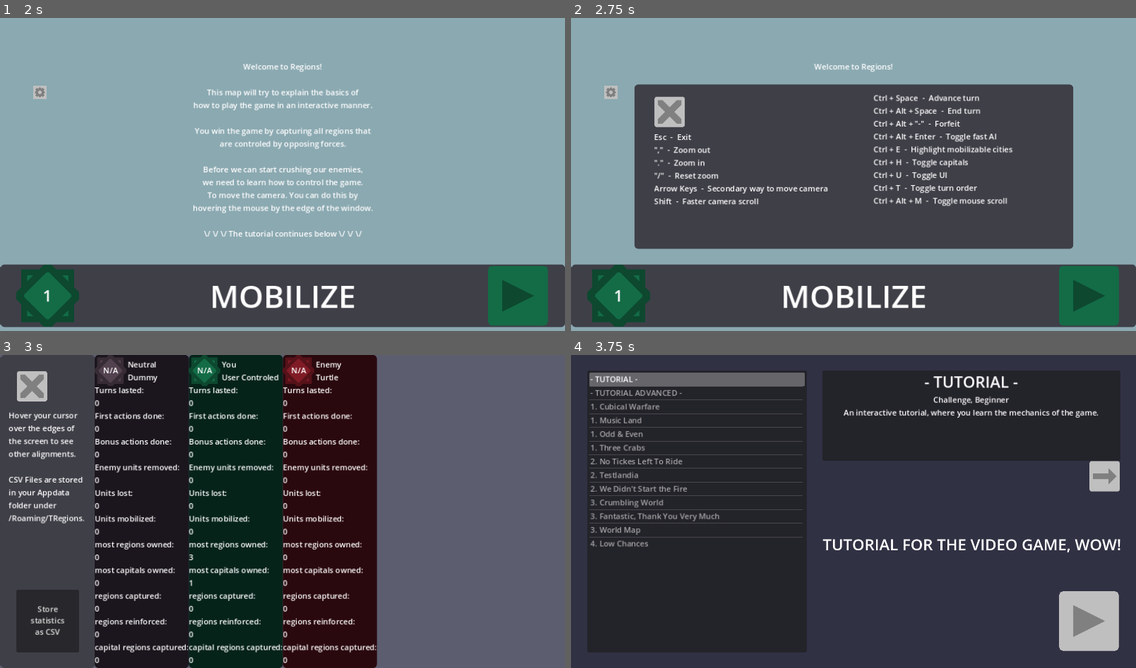
Above: before the commit, frames 1-4 (two rows, left to right).
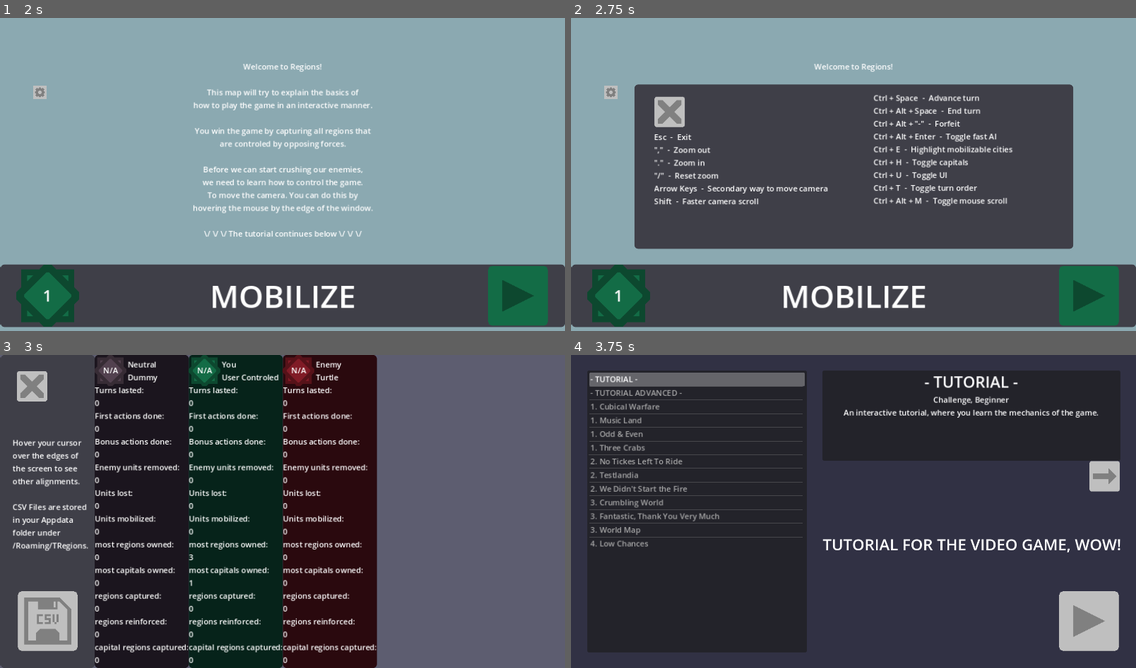
Above: after the commit, the same moments.

Repository: Tab-e-n/tabin_regions
Game: Godot game, scene res://setup_scene.tscn
The game is run twice, just before and just after one commit, with the same random seed, the same clock (stepped at 60 frames per second) and the same inputs.
Inputs (mouse positions are in pixels of both pictures, inside the frame that each line leads up to):
- Up to frame 1 (2 s): click (519, 284) at 0.5 s; click (519, 296) at 1.25 s
- Up to frame 2 (2.75 s): click (610, 93) at 2 s
- Up to frame 3 (3 s): click (96, 448) at 2.75 s
- Up to frame 4 (3.75 s): click (604, 386) at 3.5 s

Frames 1-2 are identical in both runs. In frame 3, 3.9% of the frame differs, in the area x 1-16%, y 18-96%; in frame 4, nothing differs.

Commit message:
Map

Diff:
--- a/City.gd
+++ b/City.gd
@@ -30,7 +30,8 @@
 	region_name.size = Vector2(256, 32)
 	region_name.position = Vector2(-96, -32)
 	region_name.text = region.name + " (" + String.num(region.max_power) + ")"
-#	region_name.text = region.name + " (" + String.num(region.distance_from_capital) + ")"
+	if OS.has_feature("editor"):
+		region_name.text += " (" + String.num(region.distance_from_capital) + ")"
 	region_name.visible = false
 	region_name.z_index = 1
 	add_child(region_name)
--- a/GameCamera.gd
+++ b/GameCamera.gd
@@ -47,6 +47,7 @@
 
 var zoom_level : int = 0
 var mouse_scroll_active : bool = true
+var mouse_wheel_input : int = 0
 
 var hovering_advance_turn : bool = false
 var hovering_turn_order : bool = false
@@ -68,6 +69,11 @@
 			LeaveMessage.visible = false
 	if event is InputEventMouseButton:
 		LeaveMessage.visible = false
+		if event.is_pressed():
+			if event.button_index == MOUSE_BUTTON_WHEEL_UP:
+				mouse_wheel_input = 1
+			if event.button_index == MOUSE_BUTTON_WHEEL_DOWN:
+				mouse_wheel_input = -1
 
 
 func _deffered_ready():
@@ -187,55 +193,56 @@
 			leave()
 			return
 
+	var direction : Vector2 = Vector2(0, 0)
+	if Input.is_action_pressed("right"):
+		direction.x += 1
+	if Input.is_action_pressed("left"):
+		direction.x -= 1
+	if Input.is_action_pressed("down"):
+		direction.y += 1
+	if Input.is_action_pressed("up"):
+		direction.y -= 1
+
 	if hovering_advance_turn or hovering_turn_order:
 		cam_movement_stop = 1
 
 	if cam_movement_stop > 0:
 		cam_movement_stop -= 1
-	else:
-		var direction : Vector2 = Vector2(0, 0)
-		if Input.is_action_pressed("right"):
+	elif mouse_scroll_active:
+		if mouse_position.x > window_size.x - 64:
 			direction.x += 1
-		if Input.is_action_pressed("left"):
+		if mouse_position.x < 64:
 			direction.x -= 1
-		if Input.is_action_pressed("down"):
+		if mouse_position.y > window_size.y - 64:
 			direction.y += 1
-		if Input.is_action_pressed("up"):
+		if mouse_position.y < 64:
 			direction.y -= 1
 
-		if mouse_scroll_active:
-			if mouse_position.x > window_size.x - 64:
-				direction.x += 1
-			if mouse_position.x < 64:
-				direction.x -= 1
-			if mouse_position.y > window_size.y - 64:
-				direction.y += 1
-			if mouse_position.y < 64:
-				direction.y -= 1
-
-		var move_speed = BASE_MOVE_SPEED * UI.scale.x
-		if shift:
-			move_speed *= 2.0
-		position += direction * Vector2(move_speed, move_speed)
-
-		snapped(position, Vector2(1.0, 1.0))
-		if position.x > farthest_right:
-			position.x = farthest_right
-		if position.x < farthest_left:
-			position.x = farthest_left
-		if position.y < farthest_up:
-			position.y = farthest_up
-		if position.y > farthest_down:
-			position.y = farthest_down
-
-	if Input.is_action_just_pressed("zoom_out"):
+	var move_speed = BASE_MOVE_SPEED * UI.scale.x
+	if shift:
+		move_speed *= 2.0
+	position += direction * Vector2(move_speed, move_speed)
+
+	snapped(position, Vector2(1.0, 1.0))
+	if position.x > farthest_right:
+		position.x = farthest_right
+	if position.x < farthest_left:
+		position.x = farthest_left
+	if position.y < farthest_up:
+		position.y = farthest_up
+	if position.y > farthest_down:
+		position.y = farthest_down
+
+	if Input.is_action_just_pressed("zoom_out") or mouse_wheel_input < 0:
 		zoom_change(-1)
-	if Input.is_action_just_pressed("zoom_in"):
+	if Input.is_action_just_pressed("zoom_in") or mouse_wheel_input > 0:
 		zoom_change(1)
 	if Input.is_action_just_pressed("zoom_reset"):
 		zoom_level = ZOOM_START
 		zoom_change(0)
 		CommandCallout.new_callout("Reset zoom")
+
+	mouse_wheel_input = 0
 
 	if Input.is_action_just_pressed("hide_ui"):
 		UIHideable.visible = not UIHideable.visible
--- a/Maps/-_TUTORIAL_ADVANCED_-.tscn
+++ b/Maps/-_TUTORIAL_ADVANCED_-.tscn
@@ -181,7 +181,7 @@
 offset_top = 1064.0
 offset_right = -408.0
 offset_bottom = 1128.0
-text = "You can use \",\" and \".\" to
+text = "You can use the mouse wheel to
 zoom in or zoom out the camera."
 horizontal_alignment = 1
 
--- a/Maps/1._Three_Crabs.tscn
+++ b/Maps/1._Three_Crabs.tscn
@@ -18,7 +18,6 @@
 	[\"Fishing Beach\", \"Searing Grove\"],
 	[\"Fisherland\", \"Searing Grove\"],
 	[\"Fisherland\", \"Fish Trail\"],
-	[\"Fisherland\", \"Rasmas\"],
 	[\"Rasmas\", \"Fish Trail\"],
 	[\"Trailside\", \"Fish Trail\"],
 	[\"Fisherland\", \"Rocky Coast\"],
--- a/Maps/2._Testlandia.tscn
+++ b/Maps/2._Testlandia.tscn
@@ -62,10 +62,10 @@
 color = Color(0.521569, 0.521569, 0.603922, 1)
 polygon = PackedVector2Array(592, -248, 312, 504, -312, 504, -520, 216, -504, -72, -264, -528, 304, -520)
 script = ExtResource("1_pi7kk")
+align_amount = 6
 complexity = "Simple"
-lore = "This is the first map made.
+lore = "This is the first digital map made.
 It was being built while core features were being programed."
-align_amount = 6
 
 [node name="Node" type="Node" parent="."]
 script = SubResource("GDScript_65m20")
--- a/Maps/3._World_Map.tscn
+++ b/Maps/3._World_Map.tscn
@@ -1,8 +1,7 @@
-[gd_scene load_steps=6 format=3 uid="uid://cvs2arpbio3au"]
+[gd_scene load_steps=5 format=3 uid="uid://cvs2arpbio3au"]
 
 [ext_resource type="Script" path="res://RegionControl.gd" id="1_5aq8s"]
 [ext_resource type="Texture2D" uid="uid://bf6kmjypfxvps" path="res://A_large_blank_world_map_with_oceans_marked_in_blue.PNG" id="2_57qtc"]
-[ext_resource type="Texture2D" uid="uid://d1gb01lpudxvf" path="res://etopo1.png" id="3_7tbg5"]
 [ext_resource type="Script" path="res://Region.gd" id="3_b6jsf"]
 
 [sub_resource type="GDScript" id="GDScript_omqxc"]
@@ -241,9 +240,13 @@
 	[\"Zambia\", \"Tanzania\"],
 	[\"Malawi\", \"Mozambique\"],
 	[\"Malawi\", \"Tanzania\"],
+	[\"Mayonnaise\", \"Tanzania\"],
 	[\"Zambia\", \"Malawi\"],
 	[\"Mozambique\", \"Madagascar\"],
+	[\"Mayonnaise\", \"Madagascar\"],
+	[\"Mozambique\", \"Mayonnaise\"],
 	[\"Sri Lanka\", \"Madagascar\"],
+	[\"Sri Lanka\", \"Maurice\"],
 	[\"Angola\", \"Zambia\"],
 	[\"Zambia\", \"Namibia\"],
 	[\"Zambia\", \"Democratic Republic of the Congo\"],
@@ -275,7 +278,10 @@
 	[\"Myanmar\", \"Thailand\"],
 	[\"Malaysia\", \"Thailand\"],
 	[\"Malaysia\", \"Sumatra\"],
-	[\"Sri Lanka\", \"Sumatra\"],
+	[\"Maurice\", \"Sumatra\"],
+	[\"Sri Lanka\", \"Andaman\"],
+	[\"Sri Lanka\", \"Nicobar\"],
+	[\"Nicobar\", \"Sumatra\"],
 	[\"Kalimantan\", \"Sumatra\"],
 	[\"Java\", \"Sumatra\"],
 	[\"Kalimantan\", \"Java\"],
@@ -307,6 +313,7 @@
 	[\"Myanmar\", \"Bangladesh\"],
 	[\"Central India\", \"Bangladesh\"],
 	[\"South India\", \"Sri Lanka\"],
+	[\"South India\", \"Andaman\"],
 	[\"South India\", \"West India\"],
 	[\"South India\", \"Arabian Sea\"],
 	[\"Arabian Sea\", \"West India\"],
@@ -334,7 +341,10 @@
 	[\"Southwest China\", \"Myanmar\"],
 	[\"East India\", \"Southwest China\"],
 	[\"Cambodia\", \"Thailand\"],
+	[\"Nicobar\", \"Thailand\"],
+	[\"Nicobar\", \"Andaman\"],
 	[\"Myanmar\", \"Laos\"],
+	[\"Myanmar\", \"Andaman\"],
 	[\"Southwest China\", \"Laos\"],
 	[\"Laos\", \"Thailand\"],
 	[\"Cambodia\", \"Laos\"],
@@ -402,10 +412,15 @@
 	[\"Windward Islands\", \"Dominican Republic\"],
 	[\"Haiti\", \"Dominican Republic\"],
 	[\"Caribbean\", \"Haiti\"],
+	[\"Antillas Mayores\", \"Haiti\"],
 	[\"Cuba\", \"Haiti\"],
 	[\"Cuba\", \"Bahamas\"],
-	[\"Atlantis\", \"Bahamas\"],
+	[\"Bermuda\", \"Bahamas\"],
+	[\"Atlantis\", \"Antillas Mayores\"],
+	[\"Bermuda\", \"Antillas Mayores\"],
+	[\"Antillas Mayores\", \"Bahamas\"],
 	[\"Caribbean\", \"Cuba\"],
+	[\"Antillas Mayores\", \"Cuba\"],
 	[\"Caribbean\", \"Gulf Of Mexico\"],
 	[\"Florida\", \"Cuba\"],
 	[\"Florida\", \"Gulf Of Mexico\"],
@@ -443,6 +458,7 @@
 	[\"Missouri\", \"Tennessee\"],
 	[\"Arkansas\", \"Missouri\"],
 	[\"Virginia\", \"Tennessee\"],
+	[\"Virginia\", \"Bermuda\"],
 	[\"Kentucky\", \"Tennessee\"],
 	[\"Virginia\", \"Kentucky\"],
 	[\"Missouri\", \"Kentucky\"],
@@ -517,6 +533,7 @@
 	[\"Wyoming\", \"Colorado\"],
 	[\"Missouri\", \"Oklahoma\"],
 	[\"Calorina\", \"Virginia\"],
+	[\"Calorina\", \"Bermuda\"],
 	[\"West Marylaware\", \"Virginia\"],
 	[\"West Marylaware\", \"New York Jersey\"],
 	[\"West Marylaware\", \"Pennsylvania\"],
@@ -547,7 +564,8 @@
 	[\"Quebec\", \"What's Baffin\"],
 	[\"North-East Coast of USA\", \"Quebec\"],
 	[\"Bay of Fundy\", \"Quebec\"],
-	[\"Bay of Fundy\", \"Atlantis\"],
+	[\"Bermuda\", \"Atlantis\"],
+	[\"Bay of Fundy\", \"Bermuda\"],
 	[\"North-East Coast of USA\", \"Bay of Fundy\"],
 	[\"Labrador\", \"Quebec\"],
 	[\"Labrador\", \"What's Baffin\"],
@@ -601,6 +619,7 @@
 	[\"Fiji\", \"Galapagos\"],
 	[\"New South Wales\", \"New Zealand\"],
 	[\"South Australia\", \"Western Australia\"],
+	[\"Maurice\", \"Western Australia\"],
 	[\"Kerguelen\", \"Western Australia\"],
 	[\"South Australia\", \"Northern Australia\"],
 	[\"Papua\", \"Northern Australia\"],
@@ -610,7 +629,7 @@
 	[\"Queensland\", \"Northern Australia\"],
 	[\"Northern Australia\", \"Western Australia\"],
 	[\"Northern Australia\", \"Timor-Leste\"],
-	[\"Timor-Leste\", \"Western Australia\"],
+	[\"Lesser Sunda Islands\", \"Western Australia\"],
 	[\"Tasmania\", \"Victoria\"],
 	[\"South Australia\", \"Victoria\"],
 	[\"South Australia\", \"New South Wales\"],
@@ -627,12 +646,15 @@
 	[\"Australia Antarctic\", \"New Zealand Antarctic\"],
 	[\"Neutral Antarctic\", \"New Zealand Antarctic\"],
 	[\"New Zealand\", \"New Zealand Antarctic\"],
+	[\"Tasmania\", \"New Zealand Antarctic\"],
 	[\"New Zealand\", \"New Caledonia\"],
 	[\"South Africa, Lesotho, Eswatini\", \"Norway Antarctic\"],
 	[\"South Africa, Lesotho, Eswatini\", \"Sandwich\"],
 	[\"Madagascar\", \"Australia Antarctic\"],
 	[\"Kerguelen\", \"Australia Antarctic\"],
 	[\"Madagascar\", \"Kerguelen\"],
+	[\"Madagascar\", \"Maurice\"],
+	[\"Maurice\", \"Kerguelen\"],
 	[\"Falklands\", \"Chilean Antarctic\"],
 	[\"Falklands\", \"Santa Cruz\"],
 	[\"Tierra del Feugo\", \"Chilean Antarctic\"],
@@ -697,13 +719,6 @@
 scale = Vector2(10, 10)
 texture = ExtResource("2_57qtc")
 
-[node name="Etopo1" type="Sprite2D" parent="."]
-visible = false
-z_index = 100
-position = Vector2(-3616, 264)
-scale = Vector2(4, 4)
-texture = ExtResource("3_7tbg5")
-
 [node name="Czechoslovakia" type="Polygon2D" parent="."]
 position = Vector2(-320, -1160)
 color = Color(0.384314, 0.341176, 0.458824, 1)
@@ -866,6 +881,12 @@
 script = ExtResource("3_b6jsf")
 is_capital = true
 
+[node name="Bermuda" type="Polygon2D" parent="."]
+position = Vector2(-1808, -800)
+offset = Vector2(16, 16)
+polygon = PackedVector2Array(8, 0, 16, 8, 16, 0)
+script = ExtResource("3_b6jsf")
+
 [node name="Britain" type="Polygon2D" parent="."]
 position = Vector2(-592, -1216)
 color = Color(0.211765, 0.552941, 0.380392, 1)
@@ -888,7 +909,6 @@
 polygon = PackedVector2Array(-872, -1456, -856, -1448, -856, -1440, -832, -1432, -800, -1448, -744, -1464, -744, -1480, -768, -1504, -800, -1488, -832, -1488, -856, -1480, -864, -1504, -880, -1496, -896, -1480, -888, -1472, -872, -1480)
 script = ExtResource("3_b6jsf")
 alignment = 7
-is_capital = true
 
 [node name="Greenland" type="Polygon2D" parent="."]
 position = Vector2(-1080, -1648)
@@ -1161,16 +1181,18 @@
 
 [node name="North Caucasian" type="Polygon2D" parent="."]
 position = Vector2(216, -1040)
-color = Color(0.384314, 0.341176, 0.458824, 1)
+color = Color(0.509804, 0.513726, 0.529412, 1)
 offset = Vector2(-24, 48)
 polygon = PackedVector2Array(64, -56, 64, -48, 72, -40, 72, -24, 104, 8, 104, 16, 88, 24, 72, 16, 40, -16, 0, -16, -24, -32, -56, -32, -48, -48, -48, -64, -56, -72, -40, -80, -16, -80, 32, -64)
 script = ExtResource("3_b6jsf")
+alignment = 25
 
 [node name="Southern Russia" type="Polygon2D" parent="."]
 position = Vector2(176, -1120)
-color = Color(0.384314, 0.341176, 0.458824, 1)
+color = Color(0.509804, 0.513726, 0.529412, 1)
 polygon = PackedVector2Array(-40, 96, -72, 80, -96, 64, -96, 56, -80, 40, -80, 32, -72, 24, -72, 16, -56, 0, -56, -24,  …(193 unchanged characters)…
 script = ExtResource("3_b6jsf")
+alignment = 25
 
 [node name="Egypt" type="Polygon2D" parent="."]
 position = Vector2(-16, -656)
@@ -1448,6 +1470,16 @@
 script = ExtResource("3_b6jsf")
 is_capital = true
 
+[node name="Mayonnaise" type="Polygon2D" parent="."]
+position = Vector2(280, 184)
+polygon = PackedVector2Array(0, 40, 8, 48, 9, 41, -32, 0, -32, 16, -24, 24, -24, 8, 8, 40)
+script = ExtResource("3_b6jsf")
+
+[node name="Maurice" type="Polygon2D" parent="."]
+position = Vector2(488, 360)
+polygon = PackedVector2Array(-24, 48, -16, 40, -8, 40, 3, 46, 27, 30, 32, 24, 40, 24, 40, 32, 32, 40, 24, 32, 0, 48, -8, 56, -16, 56)
+script = ExtResource("3_b6jsf")
+
 [node name="Kerguelen" type="Polygon2D" parent="."]
 position = Vector2(624, 1032)
 color = Color(0.384314, 0.341176, 0.458824, 1)
@@ -1511,6 +1543,7 @@
 polygon = PackedVector2Array(-16, -32, -24, -16, -32, 24, -16, 32, 8, 16, 16, 16, 40, -8, 48, -24, 40, -32, 24, -24, 8, -24, -8, -32)
 script = ExtResource("3_b6jsf")
 alignment = 10
+power = 0
 
 [node name="Myanmar" type="Polygon2D" parent="."]
 position = Vector2(1256, -544)
@@ -1563,7 +1596,6 @@
 polygon = PackedVector2Array(112, 16, 128, -8, 152, -16, 152, -32, 128, -40, 88, -56, 72, -88, 24, -104, 16, -88, 32, - …(279 unchanged characters)…
 script = ExtResource("3_b6jsf")
 alignment = 12
-power = 0
 
 [node name="North India" type="Polygon2D" parent="."]
 position = Vector2(848, -728)
@@ -1586,7 +1618,6 @@
 polygon = PackedVector2Array(24, 120, 32, 104, 56, 96, 56, 72, 72, 64, 88, 64, 88, 32, 80, 24, 80, 8, 72, 0, 64, -40, 5 …(192 unchanged characters)…
 script = ExtResource("3_b6jsf")
 alignment = 12
-power = 0
 is_capital = true
 
 [node name="Bhutan" type="Polygon2D" parent="."]
@@ -1613,6 +1644,7 @@
 offset = Vector2(-288, 160)
 polygon = PackedVector2Array(328, -64, 344, -48, 360, -48, 360, -56, 352, -72, 360, -80, 376, -64, 376, -80, 368, -104, …(708 unchanged characters)…
 script = ExtResource("3_b6jsf")
+power = 0
 
 [node name="Taiwan" type="Polygon2D" parent="."]
 position = Vector2(1720, -584)
@@ -1635,6 +1667,21 @@
 script = ExtResource("3_b6jsf")
 alignment = 23
 
+[node name="Andaman" type="Polygon2D" parent="."]
+position = Vector2(1176, -336)
+polygon = PackedVector2Array(40, -24, 40, 48, 32, 40, 40, 40, 40, 16, 32, 0, 32, -32)
+script = ExtResource("3_b6jsf")
+alignment = 12
+power = 0
+
+[node name="Nicobar" type="Polygon2D" parent="."]
+position = Vector2(1208, -216)
+color = Color(0.427451, 0.65098, 0.239216, 1)
+polygon = PackedVector2Array(-8, -40, 40, 8, 40, -8, 32, -8, 32, 0, 16, -16, 24, -16, 24, -24, 16, -16, 0, -32, 8, -40)
+script = ExtResource("3_b6jsf")
+alignment = 12
+power = 0
+
 [node name="Kalimantan" type="Polygon2D" parent="."]
 position = Vector2(1632, -48)
 color = Color(0.168627, 0.266667, 0.337255, 1)
@@ -1748,33 +1795,39 @@
 polygon = PackedVector2Array(-120, 56, -104, 64, -96, 80, -80, 96, -72, 96, -72, 64, -88, 48, -80, 32, -64, 24, -64, 56 …(422 unchanged characters)…
 script = ExtResource("3_b6jsf")
 alignment = 6
+power = 2
 is_capital = true
 
 [node name="Kuril Islands" type="Polygon2D" parent="."]
 position = Vector2(2032, -1104)
-color = Color(0.384314, 0.341176, 0.458824, 1)
+color = Color(0.509804, 0.513726, 0.529412, 1)
 polygon = PackedVector2Array(-40, 72, 56, 8, 40, -72, 40, -56, 48, -32, 56, 8, 48, 0, 48, 8, 56, 8, 32, 24, 24, 24, 8, 40, 0, 40, -10, 52, -25, 62, -40, 64)
 script = ExtResource("3_b6jsf")
+alignment = 25
+power = 0
 
 [node name="Kamchatka" type="Polygon2D" parent="."]
 position = Vector2(2016, -1296)
-color = Color(0.384314, 0.341176, 0.458824, 1)
+color = Color(0.509804, 0.513726, 0.529412, 1)
 polygon = PackedVector2Array(-64, -104, -72, -112, -80, -128, -80, -136, -88, -152, -64, -160, -24, -152, 0, -144, -8,  …(423 unchanged characters)…
 script = ExtResource("3_b6jsf")
+alignment = 25
 power = 0
 
 [node name="Chukotka" type="Polygon2D" parent="."]
 position = Vector2(2024, -1496)
-color = Color(0.384314, 0.341176, 0.458824, 1)
+color = Color(0.509804, 0.513726, 0.529412, 1)
 polygon = PackedVector2Array(-264, -64, -280, -32, -320, -32, -328, -8, -320, 16, -288, 24, -224, 40, -144, 48, -96, 48 …(458 unchanged characters)…
 script = ExtResource("3_b6jsf")
+alignment = 25
 power = 0
 
 [node name="Sakhalin" type="Polygon2D" parent="."]
 position = Vector2(1856, -1176)
-color = Color(0.384314, 0.341176, 0.458824, 1)
+color = Color(0.509804, 0.513726, 0.529412, 1)
 polygon = PackedVector2Array(-72, -56, -48, -32, -48, -24, -32, -16, 0, 24, 0, 32, 24, 56, 32, 80, 48, 104, 48, 88, 64, 88, 48, 80, 40, 64, 32, 48, 24, 32, 40, 32, 16, 0, -16, -24, -32, -48, -48, -64, -64, -80, -80, -80, -56, -72, -72, -64)
 script = ExtResource("3_b6jsf")
+alignment = 25
 
 [node name="East China Sea" type="Polygon2D" parent="."]
 position = Vector2(1776, -704)
@@ -1791,9 +1844,10 @@
 
 [node name="Primorsky Krai" type="Polygon2D" parent="."]
 position = Vector2(1800, -1072)
-color = Color(0.384314, 0.341176, 0.458824, 1)
+color = Color(0.509804, 0.513726, 0.529412, 1)
 polygon = PackedVector2Array(-48, 72, -40, 64, -24, 64, -8, 72, 8, 64, 24, 40, 24, 24, 32, 8, 32, -32, 24, -32, 16, -40, 24, -48, 8, -56, 0, -56, -8, -48, 0, -40, -8, -24, -24, -24, -40, -32, -48, -24, -40, 0, -40, 16, -56, 16, -64, 24, -64, 32, -48, 48)
 script = ExtResource("3_b6jsf")
+alignment = 25
 
 [node name="North China" type="Polygon2D" parent="."]
 position = Vector2(1464, -960)
@@ -2070,12 +2124,16 @@
 color = Color(0.384314, 0.341176, 0.458824, 1)
 polygon = PackedVector2Array(-120, 0, -120, -16, -104, -32, -80, -32, -72, -40, -64, -40, -56, -32, -24, -32, -16, -24, 0, -24, 32, 8, 40, 8, 72, 24, 64, 32, 24, 32, 16, 40, 0, 40, 16, 32, 16, 24, 0, 16, -8, 8, -24, 0, -40, -16, -64, -16, -64, -24, -80, -24, -88, -16, -96, -16)
 script = ExtResource("3_b6jsf")
-is_capital = true
 
 [node name="Bahamas" type="Polygon2D" parent="."]
 position = Vector2(-2064, -608)
 color = Color(0.384314, 0.341176, 0.458824, 1)
-polygon = PackedVector2Array(-8, -8, -16, 8, 0, 24, 8, 16, 0, 8)
+polygon = PackedVector2Array(0, -48, 7, -48, 8, -40, 16, -24, 16, -40, 8, -48, 0, -48, -8, -48, -16, -40, 0, -40, 0, -16, -8, -8, -16, -8, 0, 8, 0, 24, 8, 16, 8, 0, 0, -8)
+script = ExtResource("3_b6jsf")
+
+[node name="Antillas Mayores" type="Polygon2D" parent="."]
+position = Vector2(-1992, -568)
+polygon = PackedVector2Array(8, 32, -24, -16, -48, -16, -32, -8, -32, 0, -24, -16, -8, 8, -16, 8, -8, 16, -8, 8, 8, 32, -8, 40, 0, 48)
 script = ExtResource("3_b6jsf")
 
 [node name="Panama" type="Polygon2D" parent="."]
@@ -2573,9 +2631,10 @@
 
 [node name="Alaska" type="Polygon2D" parent="."]
 position = Vector2(-2784, -1488)
-color = Color(0.384314, 0.341176, 0.458824, 1)
+color = Color(0.772549, 0.921569, 0.74902, 1)
 polygon = PackedVector2Array(256, -72, 40, 104, 56, 120, 64, 136, 88, 136, 112, 168, 112, 208, 104, 224, 88, 232, 96, 2 …(1068 unchanged characters)…
 script = ExtResource("3_b6jsf")
+alignment = 7
 is_capital = true
 
 [node name="Canada Northwest Territories 1" type="Polygon2D" parent="."]
@@ -2607,7 +2666,7 @@
 polygon = PackedVector2Array(232, 136, -248, 136, -296, 120, -360, 96, -392, 80, -360, 80, -264, 88, -144, 88, -120, 80 …(904 unchanged characters)…
 script = ExtResource("3_b6jsf")
 alignment = 24
-power = 4
+power = 3
 
 [node name="Chilean Antarctic" type="Polygon2D" parent="."]
 position = Vector2(-1568, 1584)
--- a/Region.gd
+++ b/Region.gd
@@ -173,7 +173,8 @@
 	for i in connections.keys():
 		var target : Node = region_control.get_node(i)
 		if target is Region:
-			attacks[target.alignment] += region_attack_power(i)
+			if target.alignment < region_control.align_amount and target.alignment >= 0:
+				attacks[target.alignment] += region_attack_power(i)
 
 	return attacks
 
--- a/project.godot
+++ b/project.godot
@@ -90,11 +90,13 @@
 zoom_out={
 "deadzone": 0.5,
 "events": [Object(InputEventKey,"resource_local_to_scene":false,"resource_name":"","device":-1,"window_id":0,"alt_pressed":false,"shift_pressed":false,"ctrl_pressed":false,"meta_pressed":false,"pressed":false,"keycode":0,"physical_keycode":44,"key_label":0,"unicode":44,"echo":false,"script":null)
+, Object(InputEventMouseButton,"resource_local_to_scene":false,"resource_name":"","device":-1,"window_id":0,"alt_pressed":false,"shift_pressed":false,"ctrl_pressed":false,"meta_pressed":false,"button_mask":0,"position":Vector2(0, 0),"global_position":Vector2(0, 0),"factor":1.0,"button_index":5,"pressed":false,"double_click":false,"script":null)
 ]
 }
 zoom_in={
 "deadzone": 0.5,
 "events": [Object(InputEventKey,"resource_local_to_scene":false,"resource_name":"","device":-1,"window_id":0,"alt_pressed":false,"shift_pressed":false,"ctrl_pressed":false,"meta_pressed":false,"pressed":false,"keycode":0,"physical_keycode":46,"key_label":0,"unicode":46,"echo":false,"script":null)
+, Object(InputEventMouseButton,"resource_local_to_scene":false,"resource_name":"","device":-1,"window_id":0,"alt_pressed":false,"shift_pressed":false,"ctrl_pressed":false,"meta_pressed":false,"button_mask":0,"position":Vector2(0, 0),"global_position":Vector2(0, 0),"factor":1.0,"button_index":4,"pressed":false,"double_click":false,"script":null)
 ]
 }
 zoom_reset={
--- a/stats.tscn
+++ b/stats.tscn
@@ -1,7 +1,8 @@
-[gd_scene load_steps=4 format=3 uid="uid://dl73eme14hwup"]
+[gd_scene load_steps=5 format=3 uid="uid://dl73eme14hwup"]
 
 [ext_resource type="StyleBox" uid="uid://l8vkqqi4prkx" path="res://Styles/style_label_normal_box.tres" id="1_8movm"]
 [ext_resource type="Texture2D" uid="uid://bht6umkfovrvf" path="res://Sprites/exit.png" id="2_y6cxs"]
+[ext_resource type="Texture2D" uid="uid://dubjrpib0fm5n" path="res://Sprites/save_csv.png" id="3_0g6er"]
 
 [sub_resource type="GDScript" id="GDScript_6r6wn"]
 script/source = "extends Node2D
@@ -34,7 +35,7 @@
 				new_stats_panel(stats, pos)
 				pos += 1
 
-	var columb_amount : int = GameStats.stats.size()
+	var columb_amount : int = pos#GameStats.stats.size() + 1
 
 	if columb_amount > 6:
 		farthest_right += (columb_amount - 6) * 192
@@ -103,11 +104,11 @@
 	if Input.is_action_pressed(\"shift\"):
 		move_speed *= 2.0
 
-	if mouse_position.x > window_size.x - 64:
+	if mouse_position.x > window_size.x - 64 or Input.is_action_pressed(\"right\"):
 		$cam.position.x += move_speed
 		if $cam.position.x > farthest_right:
 			$cam.position.x = farthest_right
-	if mouse_position.x < 64:
+	if mouse_position.x < 64 or Input.is_action_pressed(\"left\"):
 		$cam.position.x -= move_speed
 		if $cam.position.x < farthest_left:
 			$cam.position.x = farthest_left
@@ -140,22 +141,20 @@
 offset_bottom = 96.0
 texture_normal = ExtResource("2_y6cxs")
 
-[node name="csv" type="Button" parent="buttons"]
+[node name="csv" type="TextureButton" parent="buttons"]
 layout_mode = 0
 offset_left = 32.0
 offset_top = 480.0
 offset_right = 160.0
 offset_bottom = 608.0
-text = "Store
-statistics
-as CSV"
+texture_normal = ExtResource("3_0g6er")
 
 [node name="expo" type="Label" parent="buttons"]
 layout_mode = 0
-offset_left = 16.0
-offset_top = 112.0
-offset_right = 176.0
-offset_bottom = 464.0
+offset_left = 24.0
+offset_top = 168.0
+offset_right = 184.0
+offset_bottom = 408.0
 text = "Hover your cursor
 over the edges of
 the screen to see
Binary file added: Sprites/save_csv.png
Not shown, changed: Sprites/save_csv.png.import
Binary file removed: etopo1.png
